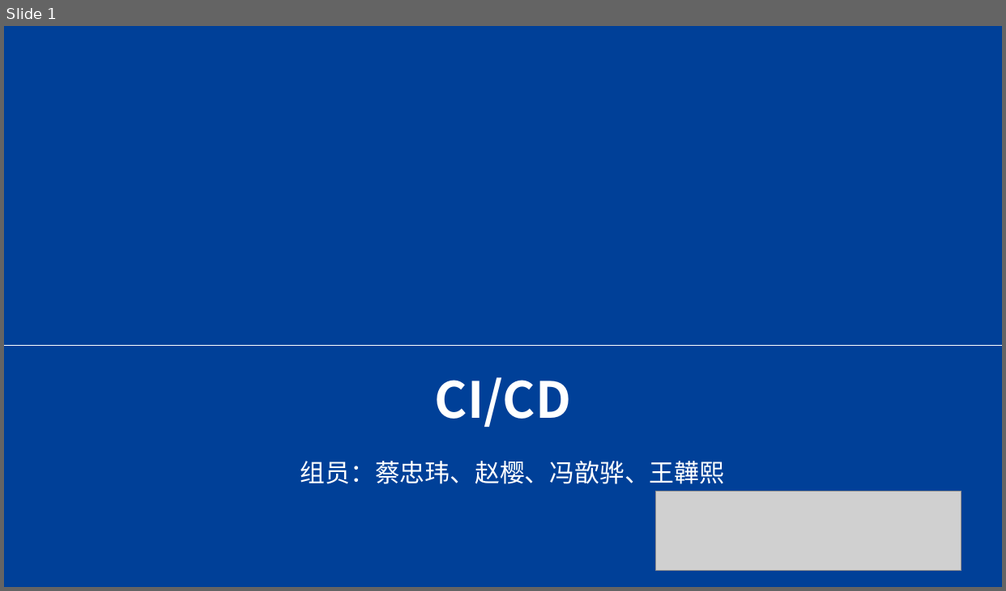
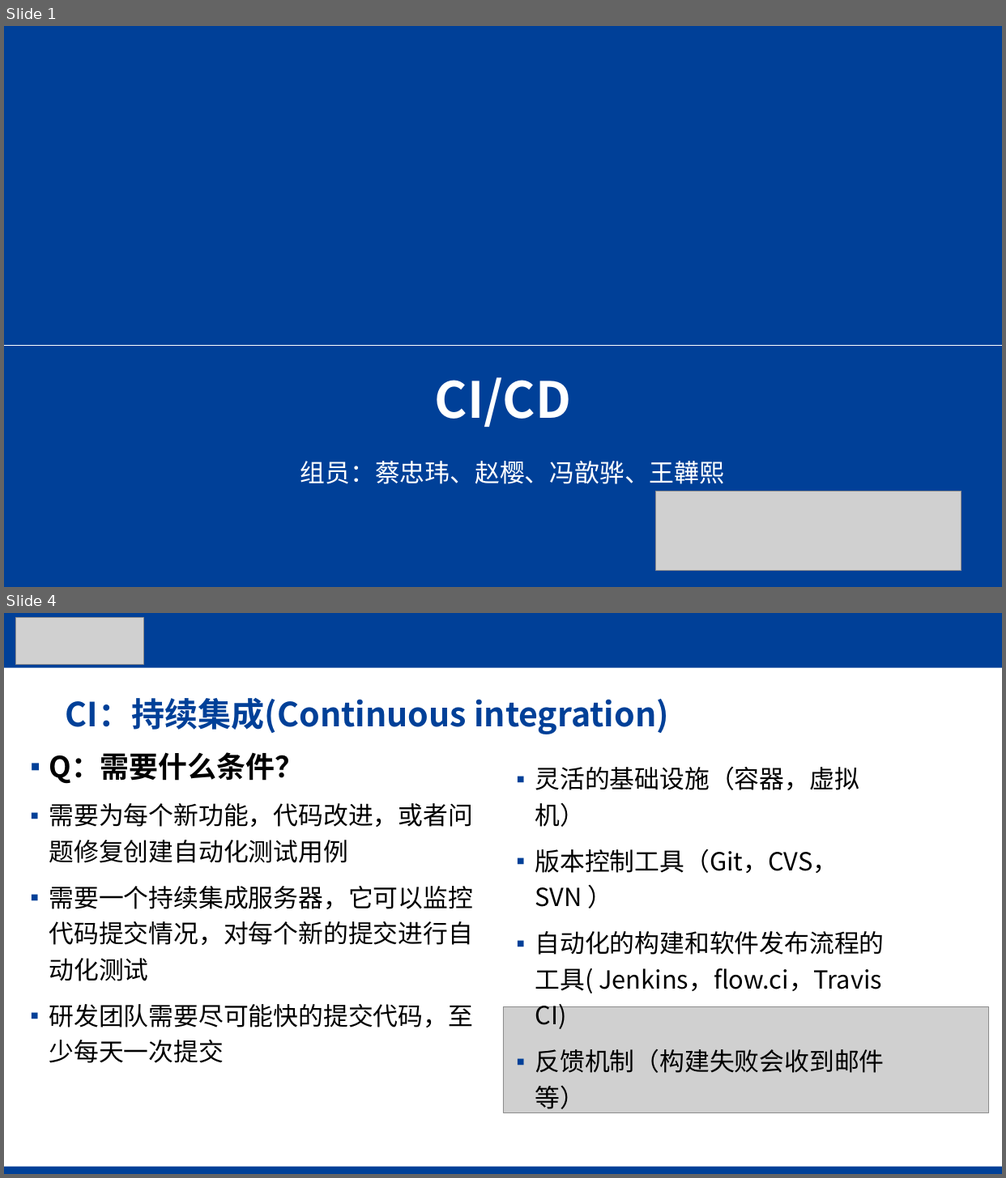
Before and after one commit to sansazhao/CI-CD, a slide deck: CICD介绍.pptx. Shown one above the other, each under a label of ours: slide 1 before the commit, slides 1 and 4 after it; the slides between them are not shown. The pictures are 1006x591 and 1006x1178 pixels, drawn with LibreOffice and Linux fonts; fonts in the diff are those of the drawing; grey boxes stand for pictures; background and template pictures are left out. Boxes give left, top, right and bottom in pixels: in the first picture for what was removed or moved away, otherwise in the second. Text is boxed around its words. In the diff, an @@ line names an element or a change of style, - is before the commit and + after.

```diff
--- a/CICD介绍.pptx
+++ b/CICD介绍.pptx
@@ slide 4 added at [4,613,1002,1174], background #FFFFFF @@
@@ rectangle added at [4,613,1002,667], fill #004098 @@
@@ picture added at [15,618,143,665] @@
@@ title added at [66,698,669,735], 32 pt, text #004098, bold @@
+CI：持续集成(Continuous integration)
@@ text added at [49,752,473,1063], 24 pt, text #000000 @@
+▪ Q：需要什么条件？
+▪ 需要为每个新功能，代码改进，或者问题修复创建自动化测试用例
+▪ 需要一个持续集成服务器，它可以监控代码提交情况，对每个新的提交进行自动化测试
+▪ 研发团队需要尽可能快的提交代码，至少每天一次提交
@@ text added at [535,766,884,1114], 24 pt, text #000000 @@
+▪ 灵活的基础设施（容器，虚拟机）
+▪ 版本控制工具（Git，CVS，SVN ）
+▪ 自动化的构建和软件发布流程的工具( Jenkins，flow.ci，Travis CI)
+▪ 反馈机制（构建失败会收到邮件等）
@@ picture added at [503,1007,989,1113] @@
@@ rectangle added at [4,1167,1002,1174], fill #004098 @@
```
Also in this commit, not shown: 6 slides changed, 5 other slides added.
